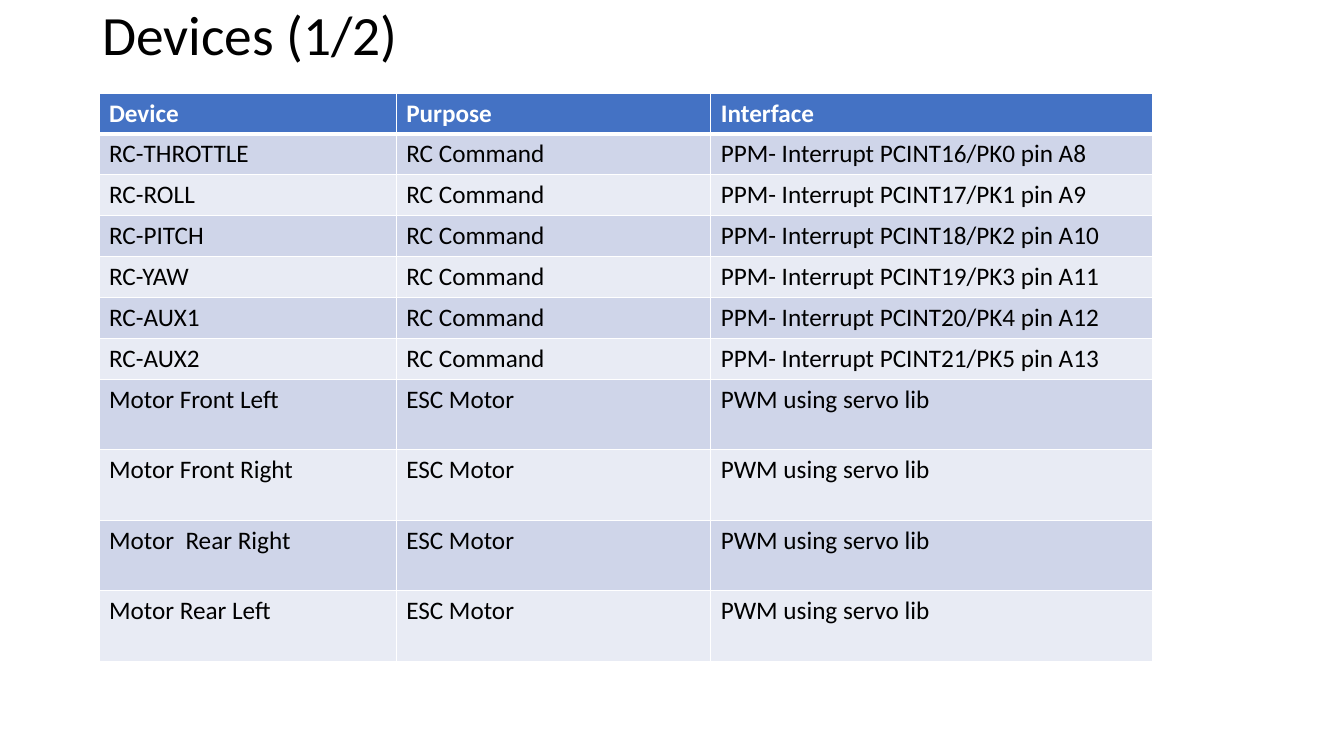
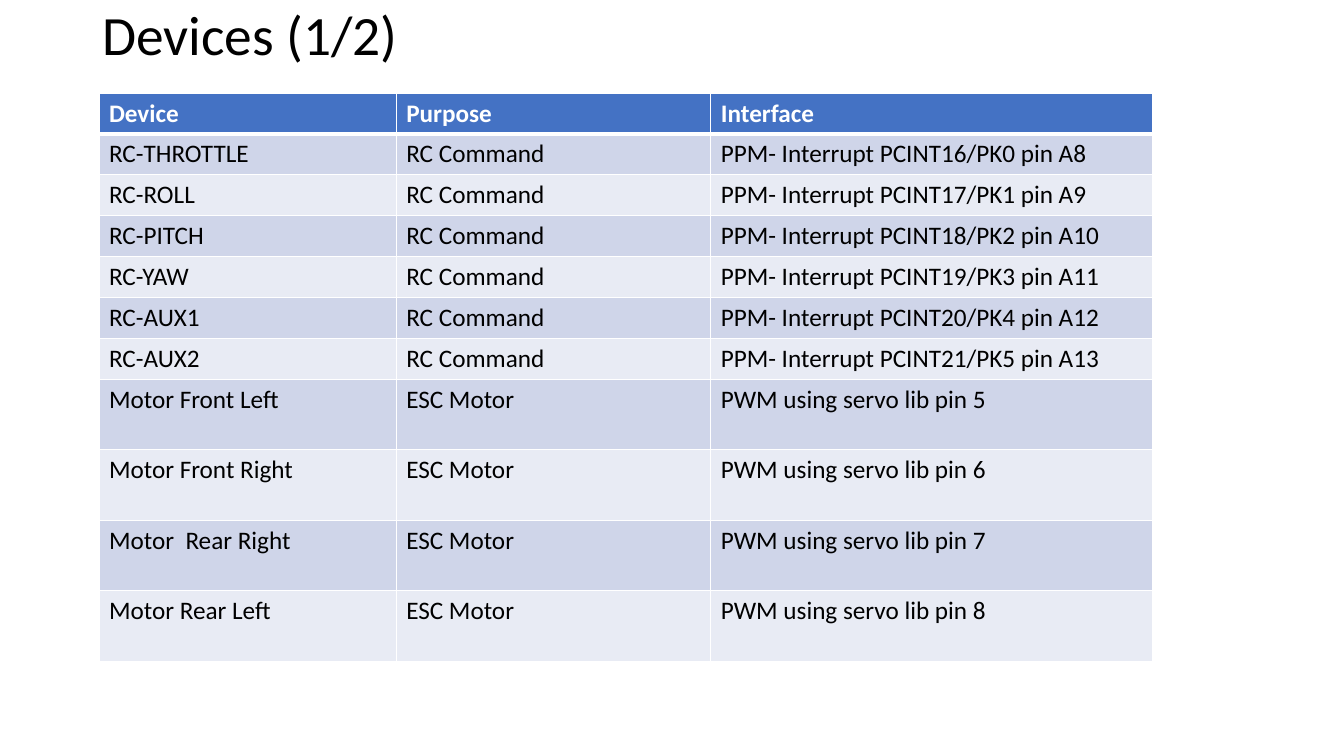
Before and after one commit to RobotEdh/RobotMicroControl, a slide deck: slide 2 of libraries/Diagramm Drone.pptx. Drawn at 1344x756 pixels with LibreOffice and Linux fonts; fonts in the diff are those of the drawing. Boxes give left, top, right and bottom in pixels: in the first picture for what was removed or moved away, otherwise in the second. Text is boxed around its words. In the diff, an @@ line names an element or a change of style, - is before the commit and + after.

```diff
--- a/libraries/Diagramm Drone.pptx
+++ b/libraries/Diagramm Drone.pptx
@@ table at [99,93,1153,660] @@
-row 8, column 3: PWM using servo lib
+row 8, column 3: PWM using servo lib pin 5
-row 9, column 3: PWM using servo lib
+row 9, column 3: PWM using servo lib pin 6
-row 10, column 3: PWM using servo lib
+row 10, column 3: PWM using servo lib pin 7
-row 11, column 3: PWM using servo lib
+row 11, column 3: PWM using servo lib pin 8
```
Also in this commit, not shown: 3 other slides changed, 1 slide added, 1 slide removed, 1 other file.
